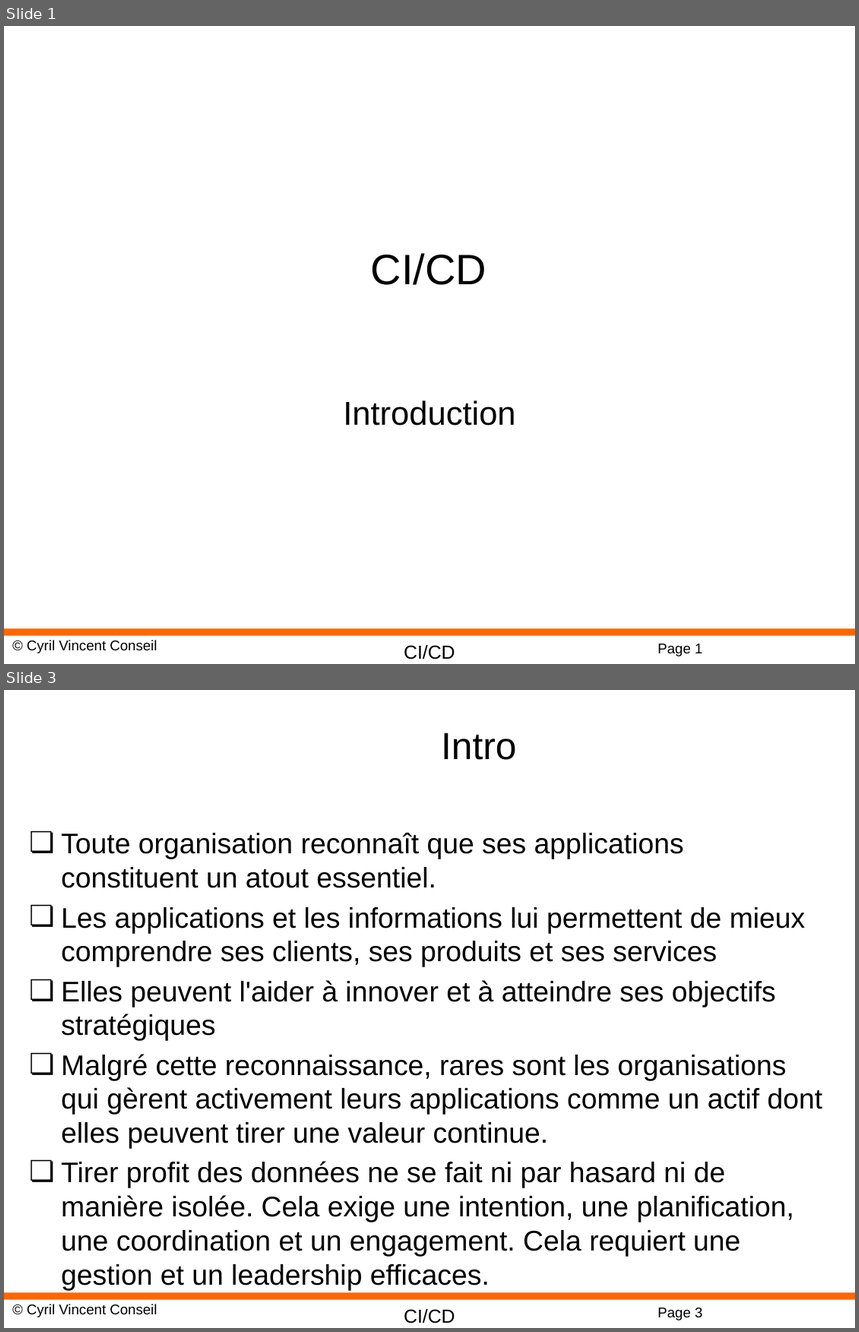
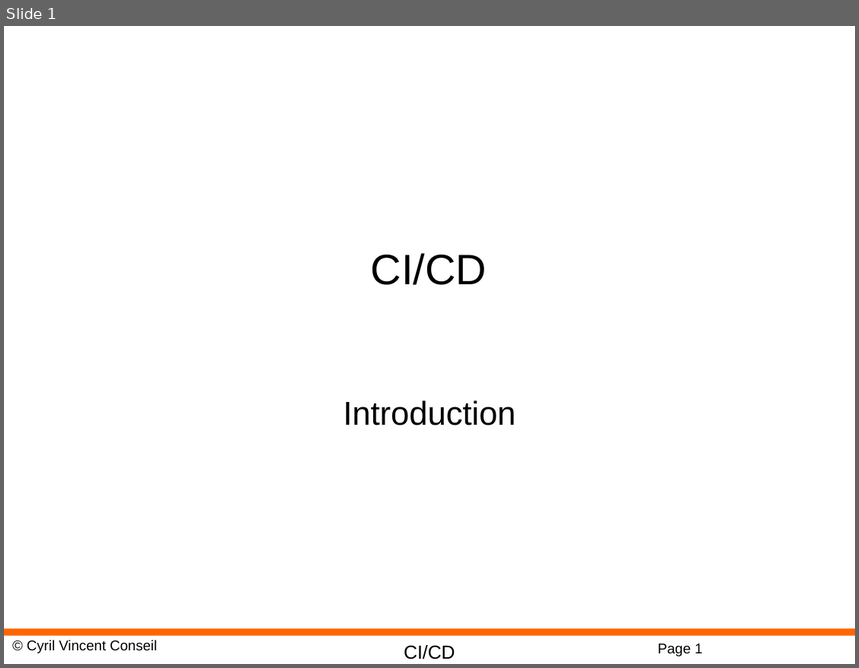
Before and after one commit to cyrilvincent/cicd, a slide deck: ppt/CICD13-Env-Strategies.todo.pptx. Shown one above the other, each under a label of ours: slides 1 and 3 before the commit, slide 1 after it; the slides between them are not shown. The pictures are 859x1332 and 859x668 pixels, drawn with LibreOffice and Linux fonts; fonts in the diff are those of the drawing; background and template pictures are left out. Boxes give left, top, right and bottom in pixels: in the first picture for what was removed or moved away, otherwise in the second. Text is boxed around its words. In the diff, an @@ line names an element or a change of style, - is before the commit and + after.

```diff
--- a/ppt/CICD13-Env-Strategies.todo.pptx
+++ b/ppt/CICD13-Env-Strategies.todo.pptx
@@ slide 3 removed at (x1=4, y1=690, x2=855, y2=1328), background #FFFFFF; not listed: 4 template elements that a slide beside it also shows @@
@@ title removed at (x1=441, y1=733, x2=517, y2=760) @@
-Intro
@@ text removed at (x1=61, y1=832, x2=823, y2=1291) @@
-❏ Toute organisation reconnaît que ses applications constituent un atout essentiel.
-❏ Les applications et les informations lui permettent de mieux comprendre ses clients, ses produits et ses services
-❏ Elles peuvent l'aider à innover et à atteindre ses objectifs stratégiques
-❏ Malgré cette reconnaissance, rares sont les organisations qui gèrent activement leurs applications comme un actif dont elles peuvent tirer une valeur continue.
-❏ Tirer profit des données ne se fait ni par hasard ni de manière isolée. Cela exige une intention, une planification, une coordination et un engagement. Cela requiert une gestion et un leadership efficaces.
```
Also in this commit, not shown: 4 slides added, 29 other slides removed, 14 other files.
